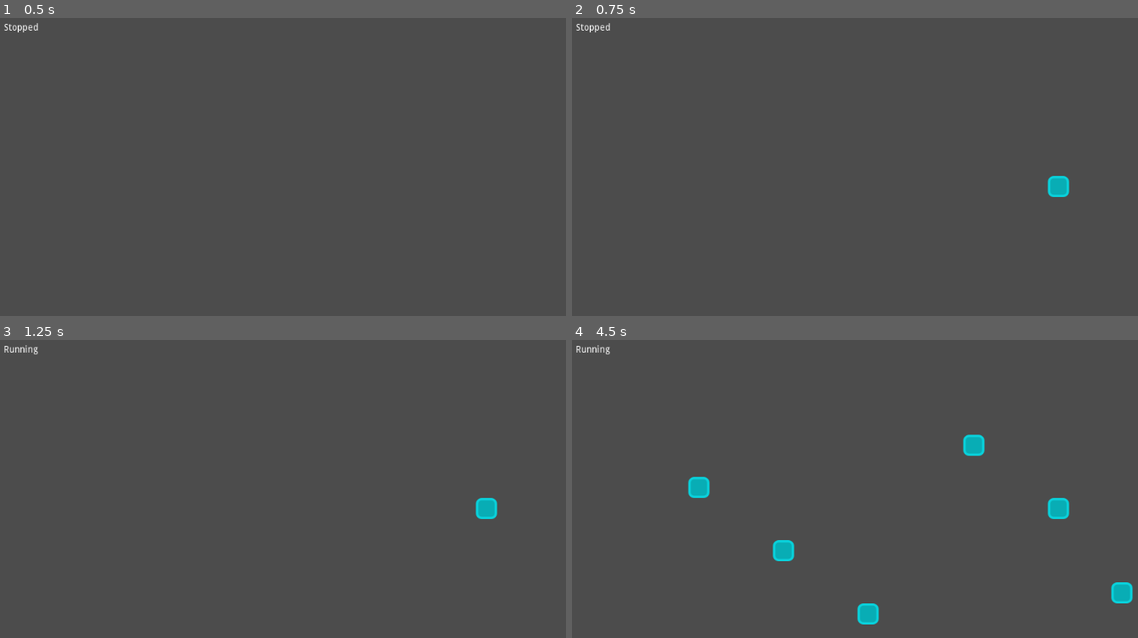
Above: before the commit, frames 1-4 (two rows, left to right).
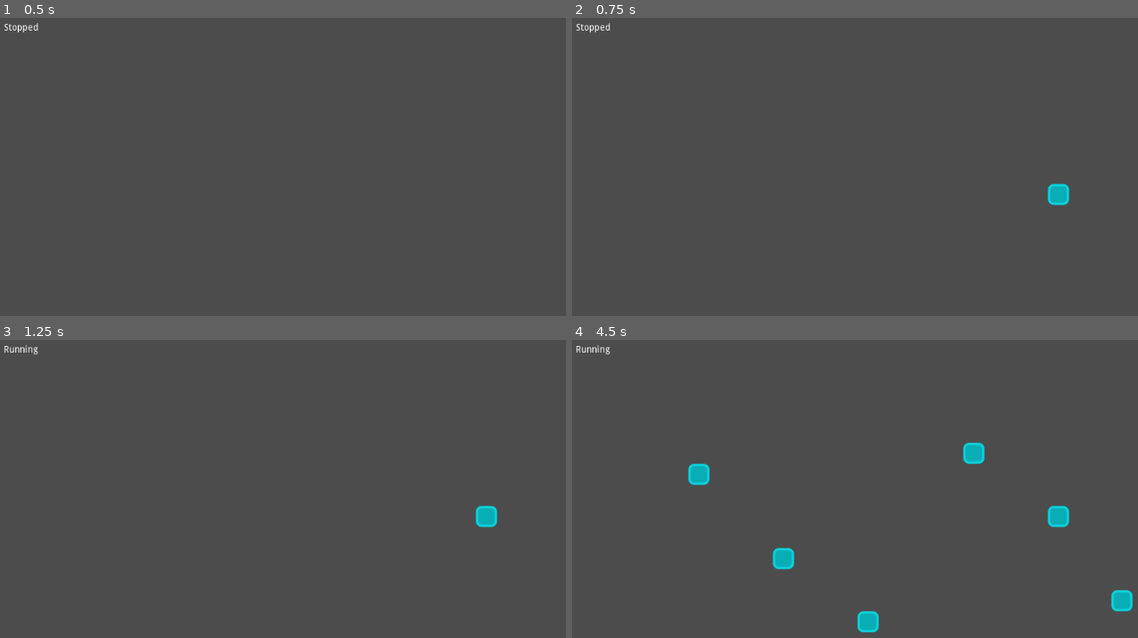
Above: after the commit, the same moments.

Repository: andrew-wilkes/godot-game-of-life
Game: Godot game, scene res://Main.tscn
The game is run twice, just before and just after one commit, with the same random seed, the same clock (stepped at 60 frames per second) and the same inputs.
Inputs (mouse positions are in pixels of both pictures, inside the frame that each line leads up to):
- Up to frame 1 (0.5 s): no input
- Up to frame 2 (0.75 s): tap Enter (ui_accept) at 0.5 s; move the mouse to (1058, 196) at 0.52 s; click (1058, 196) at 0.67 s
- Up to frame 3 (1.25 s): tap Enter (ui_accept) at 0.77 s
- Up to frame 4 (4.5 s): tap Enter (ui_accept) at 1.25, 1.52, 2, 2.75, 3.02, 3.5, 3.77, 4.25 s; move the mouse to (775, 557) at 1.27 s; click (775, 557) at 1.42 s; move the mouse to (979, 450) at 2.02 s; click (979, 450) at 2.17 s; move the mouse to (877, 617) at 2.77 s; click (877, 617) at 2.92 s; move the mouse to (1115, 596) at 3.52 s; click (1115, 596) at 3.67 s; move the mouse to (707, 477) at 4.27 s; click (707, 477) at 4.42 s

Frame 1 is identical in both runs. In frame 2, 0.3% of the frame differs, in the area x 84-88%, y 52-63%; in frame 3, 0.3%; in frame 4, 1.7%, in the area x 20-100%, y 31-99%.

Commit message:
Correctly place Cells when panned and zoomed

Diff:
--- a/src/Main.gd
+++ b/src/Main.gd
@@ -14,6 +14,7 @@
 func _unhandled_input(event):
 	if event is InputEventMouseButton:
 		if event.button_index == BUTTON_LEFT and event.pressed:
+			print(event.position, " ", $Camera2D.offset, " ", $Camera2D.zoom)
 			place_cell(event.position)
 		if event.button_index == BUTTON_RIGHT and event.pressed:
 			remove_cell(event.position)
@@ -40,16 +41,19 @@
 	$Camera2D.offset -= dv
 
 func place_cell(pos: Vector2):
-	pos = get_grid_pos(pos)
-	var key = get_key(pos)
+	# Convert mouse position to camera view coordinates
+	pos = pos + $Camera2D.offset / $Camera2D.zoom - get_viewport_rect().size / 2
+	var grid_pos = get_grid_pos(pos)
+	var key = get_key(grid_pos)
 	if not cells.has(key):
-		add_new_cell(pos, key)
+		add_new_cell(grid_pos, key)
 
-func add_new_cell(pos, key):
+func add_new_cell(grid_pos, key, _by_player = true):
 	# Adjust position
-	pos = pos * 32.0 + $Camera2D.offset - get_viewport_rect().size / 2
+	var pos = grid_pos * 32.0
 	# Scale it
-	pos *= $Camera2D.zoom
+	#pos *= $Camera2D.zoom
+	print(pos)
 	var cell = $Cell.duplicate()
 	cell.position = pos
 	add_child(cell)
@@ -66,10 +70,11 @@
 		grids[1].erase(key)
 
 func get_grid_pos(pos: Vector2) -> Vector2:
-	return pos.snapped(Vector2(32, 32)) / 32
+	var pixels = 32.0 / $Camera2D.zoom.x
+	return pos.snapped(Vector2(pixels, pixels)) / pixels
 
 func get_key(pos: Vector2) -> int:
-	return int(pos.x) + 0x10000 * int(pos.y)
+	return 0x8000 + int(pos.x) + 0x10000 * (int(pos.y) + 0x8000)
 
 func start_stop():
 	if $Timer.is_stopped() and cells.size() > 0:
@@ -129,7 +134,7 @@
 	for key in to_check:
 		var n = get_num_live_cells(key, false)
 		if n == 3 and not grids[1].has(key):
-			add_new_cell(get_pos_from_key(key), key)
+			add_new_cell(get_pos_from_key(key), key, false)
 	to_check = []
 
 func get_pos_from_key(key):
